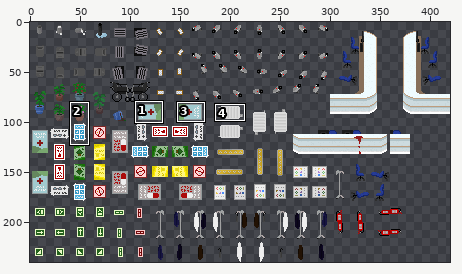
File history of a sprite sheet, ProyectosSDL/HolaSDL/levels/TileSheet-Misc.png. The first picture is a wide view before the edit; the outline marks the close-up.
Close-up. Before the commit:
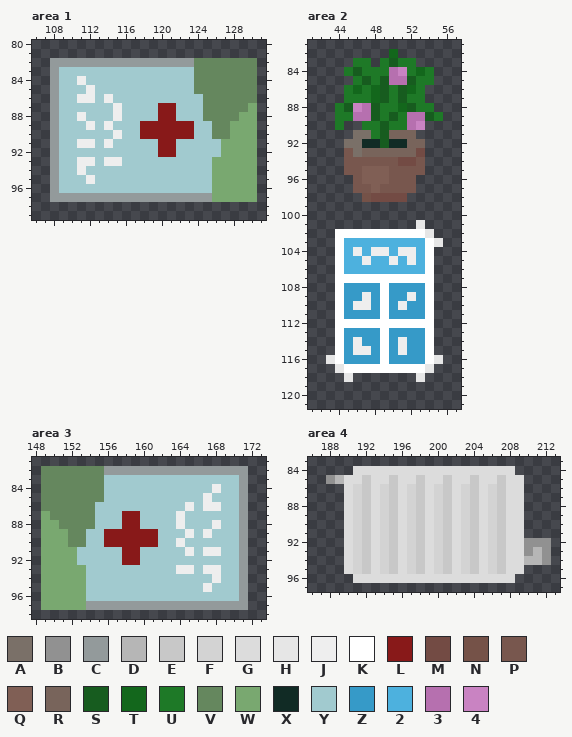
The file is 420x240 pixels. Pixels under 10% opacity are left out. Colours within 5 levels of each other are drawn and written as one. Shown: area 1: x 106..131, y 80..99; area 2: x 41..57, y 81..121; area 3: x 148..173, y 81..98; area 4: x 186..213, y 83..97. The commit also changed other parts of the picture, which this record leaves out.
Palette (. is transparent): A #7a7068  B #919191  C #939a9b  D #b6b6b6  E #c8c8c8  F #d3d3d3  G #dcdcdc  H #e6e6e6  J #eeeeee  K #ffffff  L #881919  M #734b44  N #755248  P #78574e  Q #805f55  R #78645b  S #175c1f  T #13671c  U #1e7927  V #65875e  W #79a870  X #112b25  Y #a1cacf  Z #369ac8  2 #4db1de  3 #b670af  4 #c983c2
Pixels before, area 1, first column x 108:
82 CCCCCCCCCCCCCCCCVVVVVVV
83 CYYYYYYYYYYYYYYYVVVVVVV
84 CYYJYYYYYYYYYYYYVVVVVVV
85 CYYYJYYYYYYYYYYYVVVVVVV
86 CYYJJYJYYYYYYYYYYVVVVVV
87 CYYYYYYJYYYYLLYYYVVVVVW
88 CYYJYYYJYYYYLLYYYVVVVWW
89 CYYYJYJYYYLLLLLLYYVVWWW
90 CYYYYYYJYYLLLLLLYYVVWWW
91 CYYJJYJYYYYYLLYYYYYWWWW
92 CYYYYYYYYYYYLLYYYYYWWWW
93 CYYJJYJJYYYYYYYYYYWWWWW
94 CYYJYYYYYYYYYYYYYYWWWWW
95 CYYYJYYYYYYYYYYYYYWWWWW
96 CYYYYYYYYYYYYYYYYYWWWWW
97 CCCCCCCCCCCCCCCCCCWWWWW
Pixels before, area 2, first column x 43:
 82 .......T.....
 83 ...UU.USUU...
 84 ..USUUU34UTU.
 85 ...USUS33SUU.
 86 ..UTUTSUSTU..
 87 ..UUUTSUSUU..
 88 .US43SUUTSUU.
 89 .UU33SUSU33SU
 90 .U..UUSUU34..
 91 ...AAUSRRR...
 92 ..AAXXSXXRR..
 93 ..PARRRRRRM..
 94 ..PPPPPPMMP..
 95 ..PPQQQPPPP..
 96 ...PQQQPPP...
 97 ...PPQPPPP...
 98 ....NMMMM....
 99 .............
100 .............
101 ..........H..
102 .KKKKKKKKKKH.
103 .K222222222KH
104 .K2J2JJ2JJ2K.
105 .K22J22J2J2K.
106 .K222222222K.
107 .KKKKKKKKKKK.
108 .KZZZZKZZZZK.
109 .KZZJZKZZJZK.
110 .KZJJZKZJZZK.
111 .KZZZZKZZZZK.
112 .KKKKKKKKKKK.
113 .KZZZZKZZZZK.
114 .KZJZZKZJZZK.
115 .KZJJZKZJZZK.
116 HKZZZZKZZZZKH
117 .HKKKKKKKKKH.
118 ..H.......H..
Pixels before, area 3, first column x 149:
82 VVVVVVVCCCCCCCCCCCCCCCC
83 VVVVVVVYYYYYYYYYYYYYYYC
84 VVVVVVVYYYYYYYYYYYYJYYC
85 VVVVVVVYYYYYYYYYYYJYYYC
86 VVVVVVYYYYYYYYYYJYJJYYC
87 WVVVVVYYYLLYYYYJYYYYYYC
88 WWVVVVYYYLLYYYYJYYYJYYC
89 WWWVVYYLLLLLLYYYJYJYYYC
90 WWWVVYYLLLLLLYYJYYYYYYC
91 WWWWYYYYYLLYYYYYJYJJYYC
92 WWWWYYYYYLLYYYYYYYYYYYC
93 WWWWWYYYYYYYYYYJJYJJYYC
94 WWWWWYYYYYYYYYYYYYYJYYC
95 WWWWWYYYYYYYYYYYYYJYYYC
96 WWWWWYYYYYYYYYYYYYYYYYC
97 WWWWWCCCCCCCCCCCCCCCCCC
Pixels before, area 4, first column x 188:
84 ...GGGGGGGGGGGGGGGGGG....
85 BDGGEGGEGGEGGEGGEGGEGG...
86 ..GFEGFEGFEGFEGFEGFEGG...
87 ..GFEGFEGFEGFEGFEGFEGG...
88 ..GFEGFEGFEGFEGFEGFEGG...
89 ..GFEGFEGFEGFEGFEGFEGG...
90 ..GFEGFEGFEGFEGFEGFEGG...
91 ..GFEGFEGFEGFEGFEGFEGG...
92 ..GFEGFEGFEGFEGFEGFEGGBBB
93 ..GFEGFEGFEGFEGFEGFEGGBDB
94 ..GFEGFEGFEGFEGFEGFEGGDDB
95 ..GFEGFEGFEGFEGFEGFEGG...
96 ...GGGGGGGGGGGGGGGGGG....
The same view after the edit:
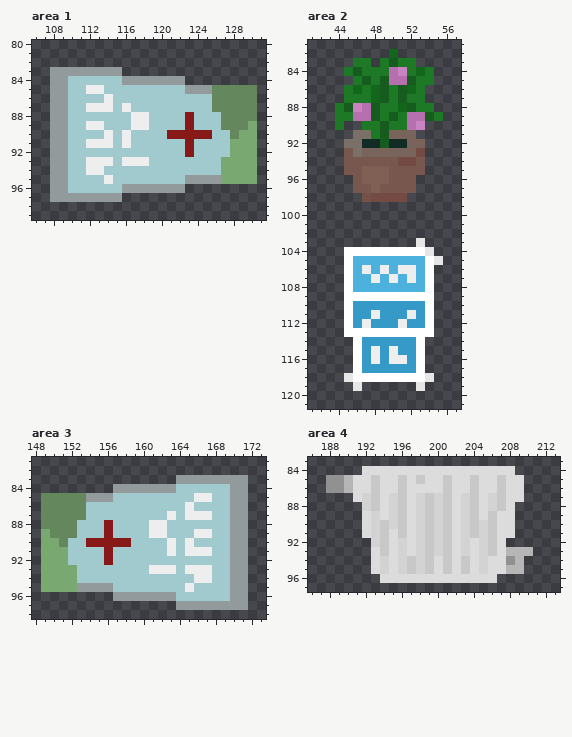
Changes in this commit:
Area 1:
y 82: x 108..130 CCCCCCCCCCCCCCCCVVVVVVV -> .......................
y 83: x 109..130 YYYYYYYYYYYYYYYVVVVVVV -> CCCCCCC...............
y 84: x 109 Y -> C; x 111 J -> Y; x 116..130 YYYYYYYYVVVVVVV -> CCCCCCC........
y 85: x 109 Y -> C; x 113 Y -> J; x 123..125 YVV -> CCC
y 86: x 109 Y -> C; x 111..112 JJ -> YY; x 125 V -> Y
y 87: x 109 Y -> C; x 112..116 YYYJY -> JJJYJ; x 120..121 LL -> YY; x 125 V -> Y; x 130 W -> V
y 88: x 109 Y -> C; x 111 J -> Y; x 115 J -> Y; x 117..118 YY -> JJ; x 120..121 LL -> YY; x 123 Y -> L; x 125..126 VV -> YY; x 129..130 WW -> VV
y 89: x 109 Y -> C; x 113..114 YJ -> JY; x 117..122 YLLLLL -> JJYYYY; x 126 V -> Y; x 128..129 WW -> VV
y 90: x 109 Y -> C; x 114..116 YJY -> JYJ; x 118..120 LLL -> YYY; x 124..128 YYVVW -> LLYYV
y 91: x 109 Y -> C; x 111 J -> Y; x 113 Y -> J; x 116 Y -> J; x 120..121 LL -> YY; x 123 Y -> L; x 127 W -> Y
y 92: x 109 Y -> C; x 120..121 LL -> YY; x 123 Y -> L; x 127 W -> Y
y 93: x 109 Y -> C; x 111 J -> Y; x 113 Y -> J; x 115..118 JYYY -> YJJJ; x 126 W -> Y
y 94: x 109 Y -> C; x 111..113 JYY -> YJJ; x 126 W -> Y
y 95: x 109 Y -> C; x 112 J -> Y; x 114 Y -> J; x 123..126 YYYW -> CCCC
y 96: x 109 Y -> C; x 116..130 YYYYYYYYYYWWWWW -> CCCCCCC........
y 97: x 116..130 CCCCCCCCCCWWWWW -> ...............
Area 2:
y 101: x 53 H -> .
y 102: x 44..54 KKKKKKKKKKH -> ...........
y 103: x 44..55 K222222222KH -> .........H..
y 104: x 44..54 K2J2JJ2JJ2K -> .KKKKKKKKKH
y 105: x 44..45 K2 -> .K; x 47 J -> 2; x 50 J -> 2; x 52 J -> 2; x 55 . -> H
y 106: x 44..45 K2 -> .K; x 47 2 -> J; x 49 2 -> J; x 51..52 22 -> JJ
y 107: x 44 K -> .; x 46..53 KKKKKKKK -> 22J2J2J2
y 108: x 44..53 KZZZZKZZZZ -> .K22222222
y 109: x 44..48 KZZJZ -> .KKKK; x 50..53 ZZJZ -> KKKK
y 110: x 44..47 KZJJ -> .KZZ; x 49 K -> Z; x 51 J -> Z
y 111: x 44..45 KZ -> .K; x 48..49 ZK -> JZ; x 52 Z -> J
y 112: x 44 K -> .; x 46..53 KKKKKKKK -> ZJZZZJZZ
y 113: x 44..48 KZZZZ -> .KKKK; x 50..53 ZZZZ -> KKKK
y 114: x 44..46 KZJ -> ..K; x 49 K -> Z; x 51 J -> Z; x 53..54 ZK -> K.
y 115: x 44..51 KZJJZKZJ -> ..KZJZJZ; x 53..54 ZK -> K.
y 116: x 43..46 HKZZ -> ...K; x 48..51 ZKZZ -> JZJJ; x 53..55 ZKH -> K..
y 117: x 44..45 HK -> ..; x 47..52 KKKKKK -> ZZZZZZ; x 54 H -> .
y 118: x 46..54 .......H. -> KKKKKKKKH
y 119: x 46 . -> H; x 53 . -> H
Area 3:
y 82: x 149..171 VVVVVVVCCCCCCCCCCCCCCCC -> .......................
y 83: x 149..170 VVVVVVVYYYYYYYYYYYYYYY -> ...............CCCCCCC
y 84: x 149..163 VVVVVVVYYYYYYYY -> ........CCCCCCC; x 168 J -> Y; x 170 Y -> C
y 85: x 154..156 VVY -> CCC; x 166 Y -> J; x 170 Y -> C
y 86: x 154 V -> Y; x 167..168 JJ -> YY; x 170 Y -> C
y 87: x 149 W -> V; x 154 V -> Y; x 158..159 LL -> YY; x 163..167 YJYYY -> JYJJJ; x 170 Y -> C
y 88: x 149..150 WW -> VV; x 153..154 VV -> YY; x 156 Y -> L; x 158..159 LL -> YY; x 161..162 YY -> JJ; x 164 J -> Y; x 168 J -> Y; x 170 Y -> C
y 89: x 150..151 WW -> VV; x 153 V -> Y; x 157..162 LLLLLY -> YYYYJJ; x 165..166 JY -> YJ; x 170 Y -> C
y 90: x 151..155 WVVYY -> VYYLL; x 159..161 LLL -> YYY; x 163..165 YJY -> JYJ; x 170 Y -> C
y 91: x 152 W -> Y; x 156 Y -> L; x 158..159 LL -> YY; x 163 Y -> J; x 166 Y -> J; x 168 J -> Y; x 170 Y -> C
y 92: x 152 W -> Y; x 156 Y -> L; x 158..159 LL -> YY; x 170 Y -> C
y 93: x 153 W -> Y; x 161..164 YYYJ -> JJJY; x 166 Y -> J; x 168 J -> Y; x 170 Y -> C
y 94: x 153 W -> Y; x 166..168 YYJ -> JJY; x 170 Y -> C
y 95: x 153..156 WYYY -> CCCC; x 165 Y -> J; x 167 J -> Y; x 170 Y -> C
y 96: x 149..163 WWWWWYYYYYYYYYY -> ........CCCCCCC; x 170 Y -> C
y 97: x 149..163 WWWWWCCCCCCCCCC -> ...............
Area 4:
y 84: x 191 G -> .
y 85: x 189..190 DG -> BD; x 192..193 EG -> GE; x 195..196 EG -> GE
y 86: x 188..198 ..GFEGFEGFE -> BBDGGEGGEGG; x 200 F -> G; x 203 F -> G; x 206 F -> G
y 87: x 190..199 GFEGFEGFEG -> .GFEGFEGFE
y 88: x 190..199 GFEGFEGFEG -> ..FEGFEGFE; x 209 G -> .
y 89: x 190..199 GFEGFEGFEG -> ..GFGFEGFE; x 206..207 FE -> EG; x 209 G -> .
y 90: x 190..199 GFEGFEGFEG -> ..GFEFEGFE; x 205..207 GFE -> FEG; x 209 G -> .
y 91: x 190..199 GFEGFEGFEG -> ..GFEGEGFE; x 205..207 GFE -> FEG; x 209 G -> .
y 92: x 190..199 GFEGFEGFEG -> ...FEGFGFE; x 204..212 EGFEGGBBB -> GFEG.....
y 93: x 190..192 GFE -> ...; x 194..199 FEGFEG -> EGFGFE; x 204..212 EGFEGGBDB -> GFEGDDD..
y 94: x 190..192 GFE -> ...; x 195..200 EGFEGF -> GFEFEG; x 203..212 FEGFEGGDDB -> EGFGGBD...
y 95: x 190..192 GFE -> ...; x 195..200 EGFEGF -> GFEFEG; x 203..209 FEGFEGG -> EGFGGDD
y 96: x 191..193 GGG -> ...; x 207..208 GG -> ..
Changed places in both close-ups, as pixel boxes (x1, y1, x2, y2):
changed: (50, 58, 257, 202)
changed: (326, 220, 443, 391)
changed: (41, 466, 248, 610)
changed: (326, 466, 551, 583)
